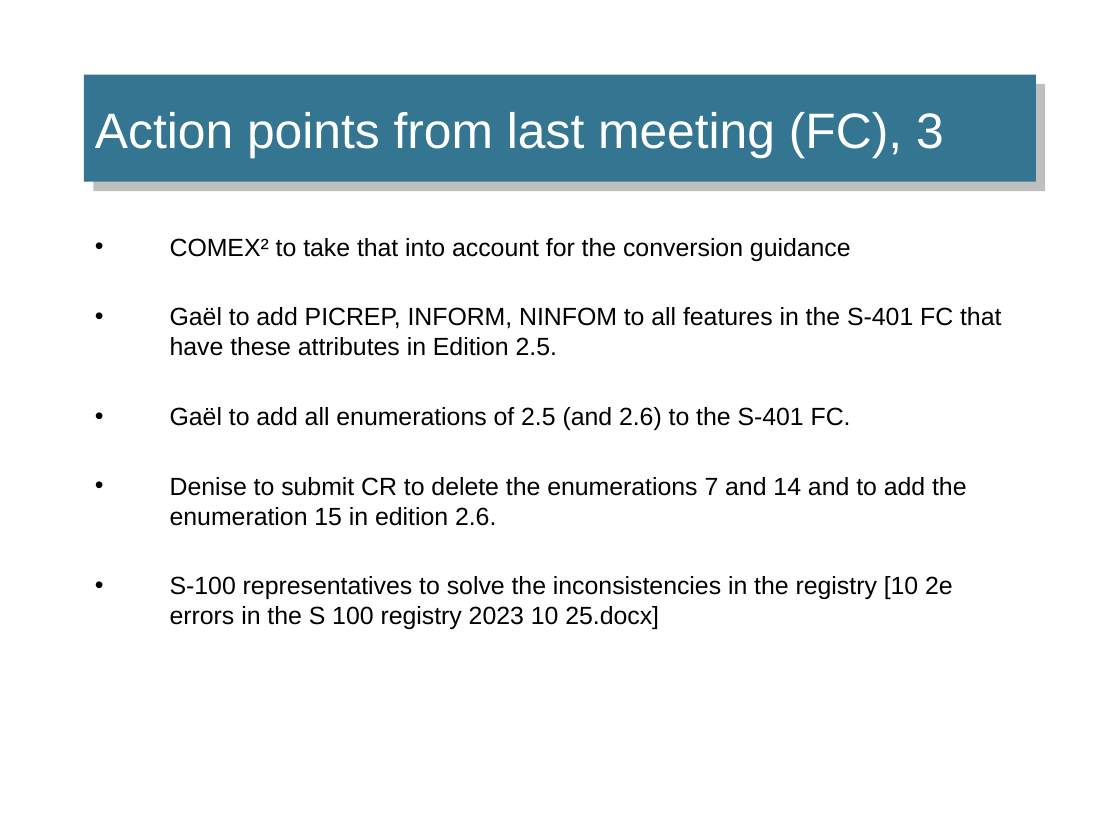
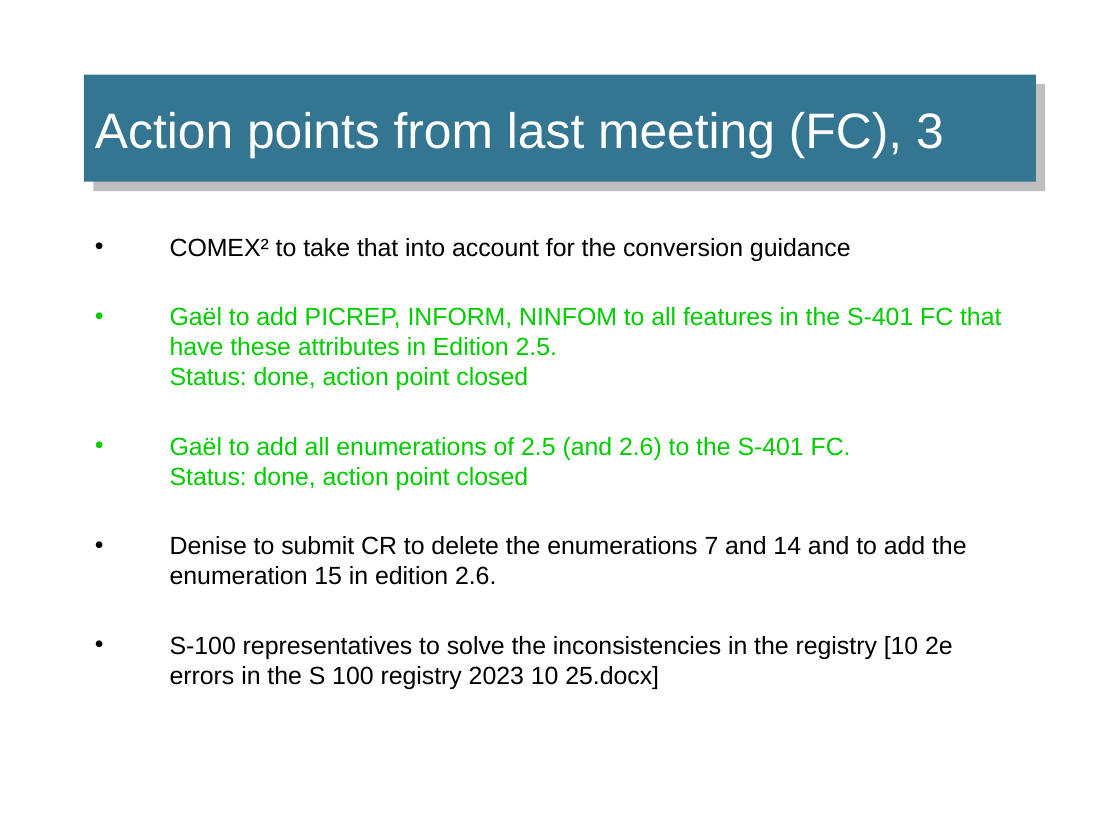
Before and after one commit to IEHG/IEHG-Meeting-2024, a slide deck: slide 60 of IEHG_2024.pptx. Drawn at 1120x840 pixels with LibreOffice and Linux fonts; fonts in the diff are those of the drawing; background and template pictures are left out. Boxes give left, top, right and bottom in pixels: in the first picture for what was removed or moved away, otherwise in the second. Text is boxed around its words. In the diff, an @@ line names an element or a change of style, - is before the commit and + after.

```diff
--- a/IEHG_2024.pptx
+++ b/IEHG_2024.pptx
@@ text at (x1=170, y1=307, x2=1001, y2=490): text changed; text colour #000000 to #00CC00 @@
-• Gaël to add PICREP, INFORM, NINFOM to all features in the S-401 FC that have these attributes in Edition 2.5.
-• Gaël to add all enumerations of 2.5 (and 2.6) to the S-401 FC.
+• Gaël to add PICREP, INFORM, NINFOM to all features in the S-401 FC that have these attributes in Edition 2.5.
+  Status: done, action point closed
+• Gaël to add all enumerations of 2.5 (and 2.6) to the S-401 FC.
+  Status: done, action point closed
```
Also in this commit, not shown: 7 other slides changed, 1 slide added, 1 other file.
